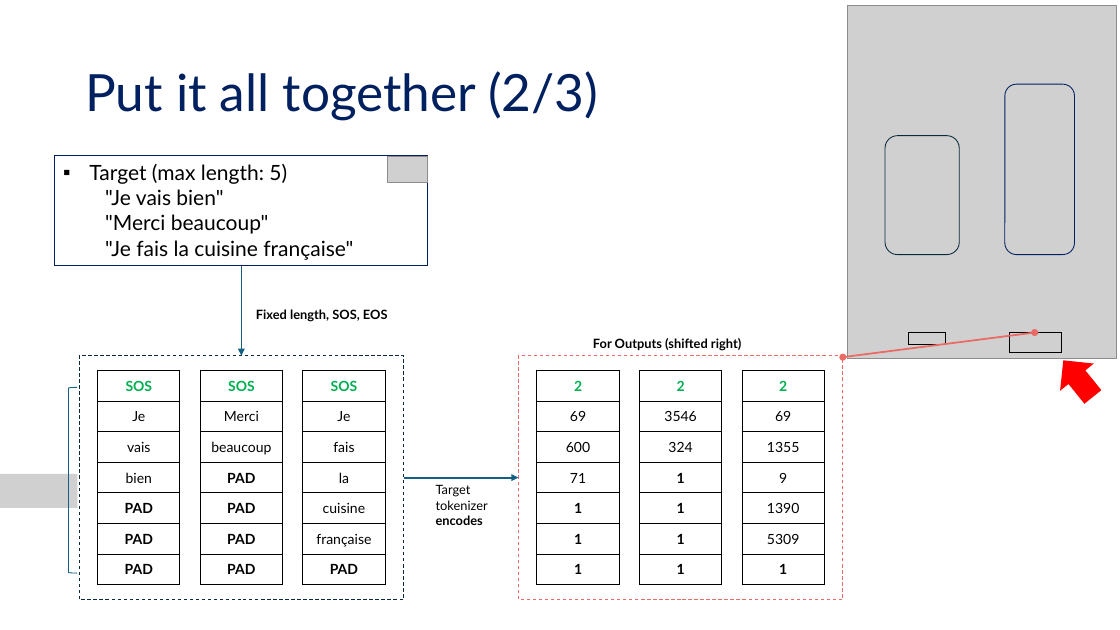
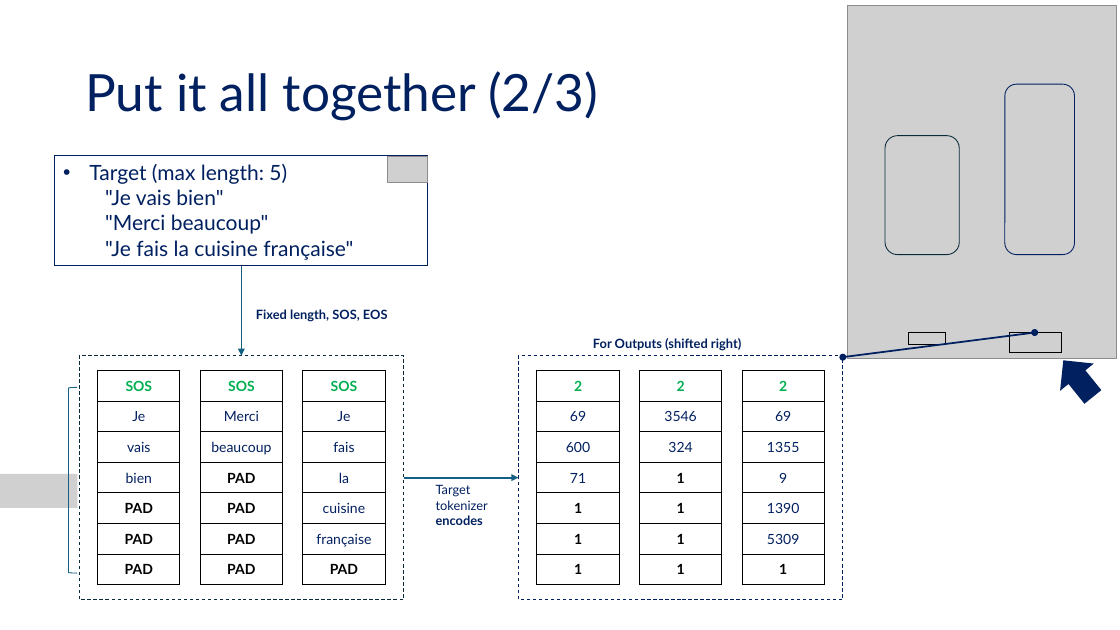
Before and after one commit to tanquangduong/transformer-pt, a slide deck: slide 27 of presentation/Transformer_Udemy/Udemy_P2_Introduction to Transformer.pptx (slide 22 before the commit). Drawn at 1120x630 pixels with LibreOffice and Linux fonts; fonts in the diff are those of the drawing; grey boxes stand for pictures; background and template pictures are left out. Boxes give left, top, right and bottom in pixels: in the first picture for what was removed or moved away, otherwise in the second. Text is boxed around its words. In the diff, an @@ line names an element or a change of style, - is before the commit and + after.

```diff
--- a/presentation/Transformer_Udemy/Udemy_P2_Introduction to Transformer.pptx
+++ b/presentation/Transformer_Udemy/Udemy_P2_Introduction to Transformer.pptx
@@ rectangle "Target (max length: 5)" at <box>55,155,428,266</box>: text colour #000000 to #002060; bullet ▪ to • @@
@@ rectangle at <box>518,355,843,599</box>: outline #EA6B66 0.75 pt dashed to #002060 0.75 pt dashed @@
@@ text colour #000000 to #002060 in 3 elements at <box>256,309,388,322</box>, <box>436,484,488,525</box>, <box>593,338,741,351</box> @@
@@ double arrow (843, 357) - (1035, 333): stroke #EA6B66 1.5 pt to #002060 1.5 pt @@
@@ right arrow at <box>1046,347,1110,411</box>: fill #FF0000 to #002060 @@
@@ table at <box>97,371,180,585</box> @@
@@ text colour #000000 to #002060 in "Je", "vais", "bien" @@
@@ table at <box>200,371,282,585</box> @@
@@ text colour #000000 to #002060 in "Merci", "beaucoup" @@
@@ table at <box>303,371,386,585</box> @@
@@ text colour #000000 to #002060 in "Je", "fais", "la", "cuisine" and 1 more places @@
@@ table at <box>537,371,619,585</box> @@
@@ text colour #000000 to #002060 in "69", "600", "71" @@
@@ table at <box>639,371,722,585</box> @@
@@ text colour #000000 to #002060 in "3546", "324" @@
@@ table at <box>742,371,824,585</box> @@
@@ text colour #000000 to #002060 in "69", "1355", "9", "1390" and 1 more places @@
```
Also in this commit, not shown: 75 other slides changed, 25 slides added, 8 slides removed, 20 other files.
